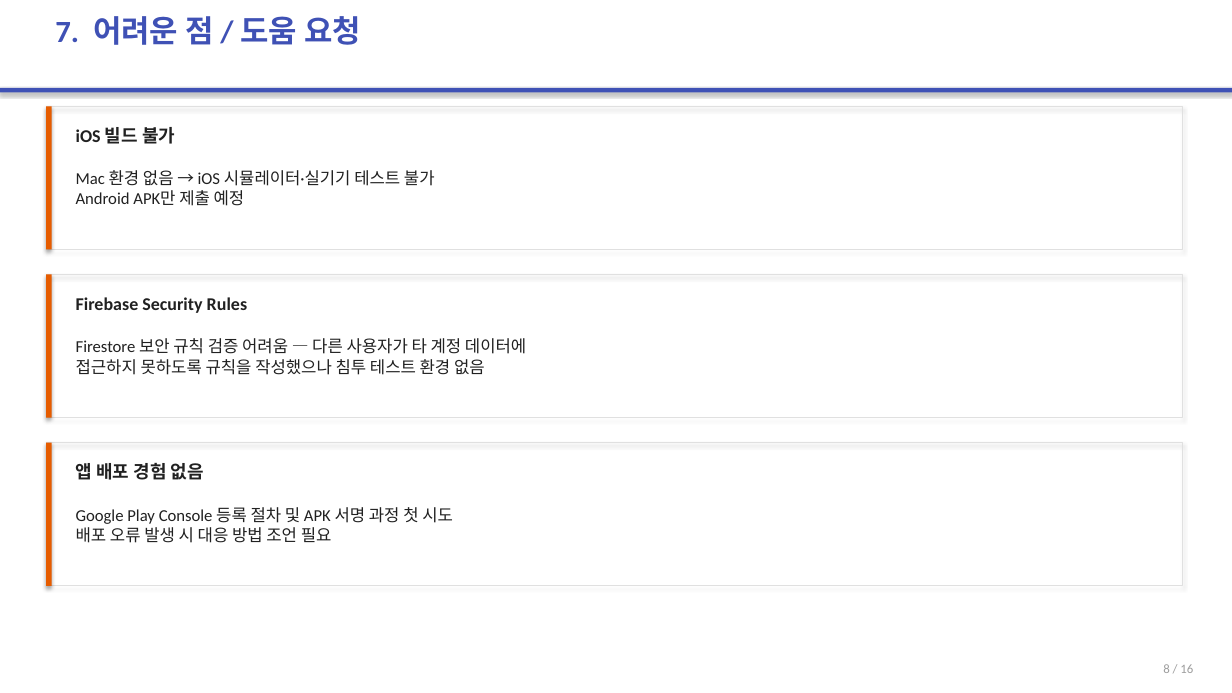
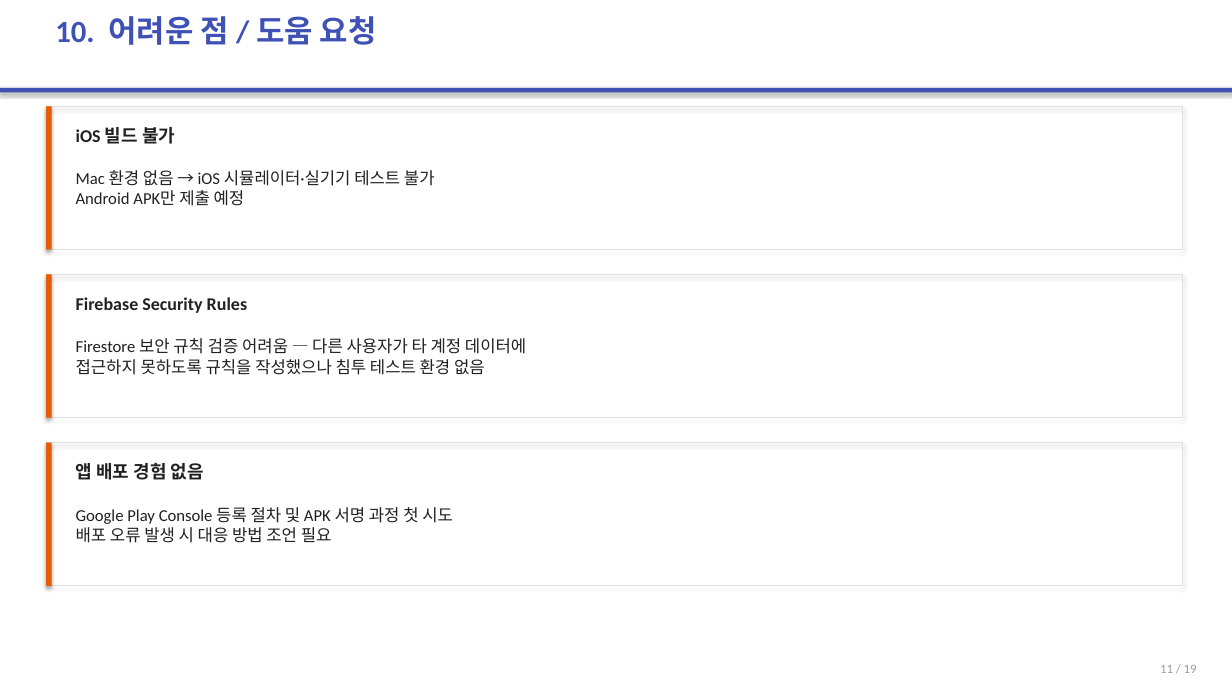
Before and after one commit to 2022136020/project_c, a slide deck: slide 11 of portfolio-tracker/presentation/portfolio-tracker-final.pptx (slide 8 before the commit). Drawn at 1232x693 pixels with LibreOffice and Linux fonts; fonts in the diff are those of the drawing. Boxes give left, top, right and bottom in pixels: in the first picture for what was removed or moved away, otherwise in the second. Text is boxed around its words. In the diff, an @@ line names an element or a change of style, - is before the commit and + after.

```diff
--- a/portfolio-tracker/presentation/portfolio-tracker-final.pptx
+++ b/portfolio-tracker/presentation/portfolio-tracker-final.pptx
@@ text at bbox=[55, 16, 377, 45]: text changed @@
-7. 어려운 점 / 도움 요청
+10. 어려운 점 / 도움 요청
@@ text at bbox=[1160, 665, 1197, 673]: text changed @@
-8 / 16
+11 / 19
```
Also in this commit, not shown: 14 other slides changed, 3 slides added, 5 other files.
